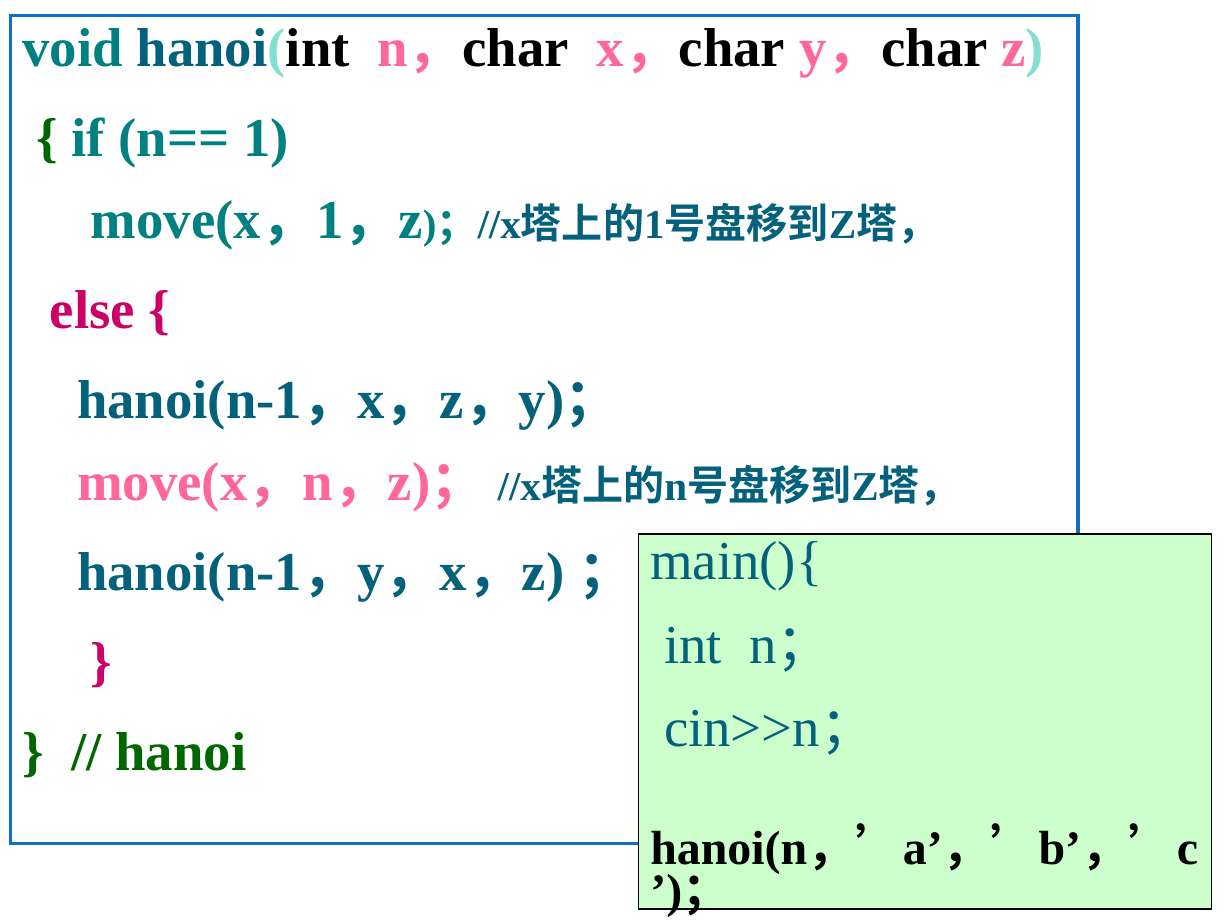
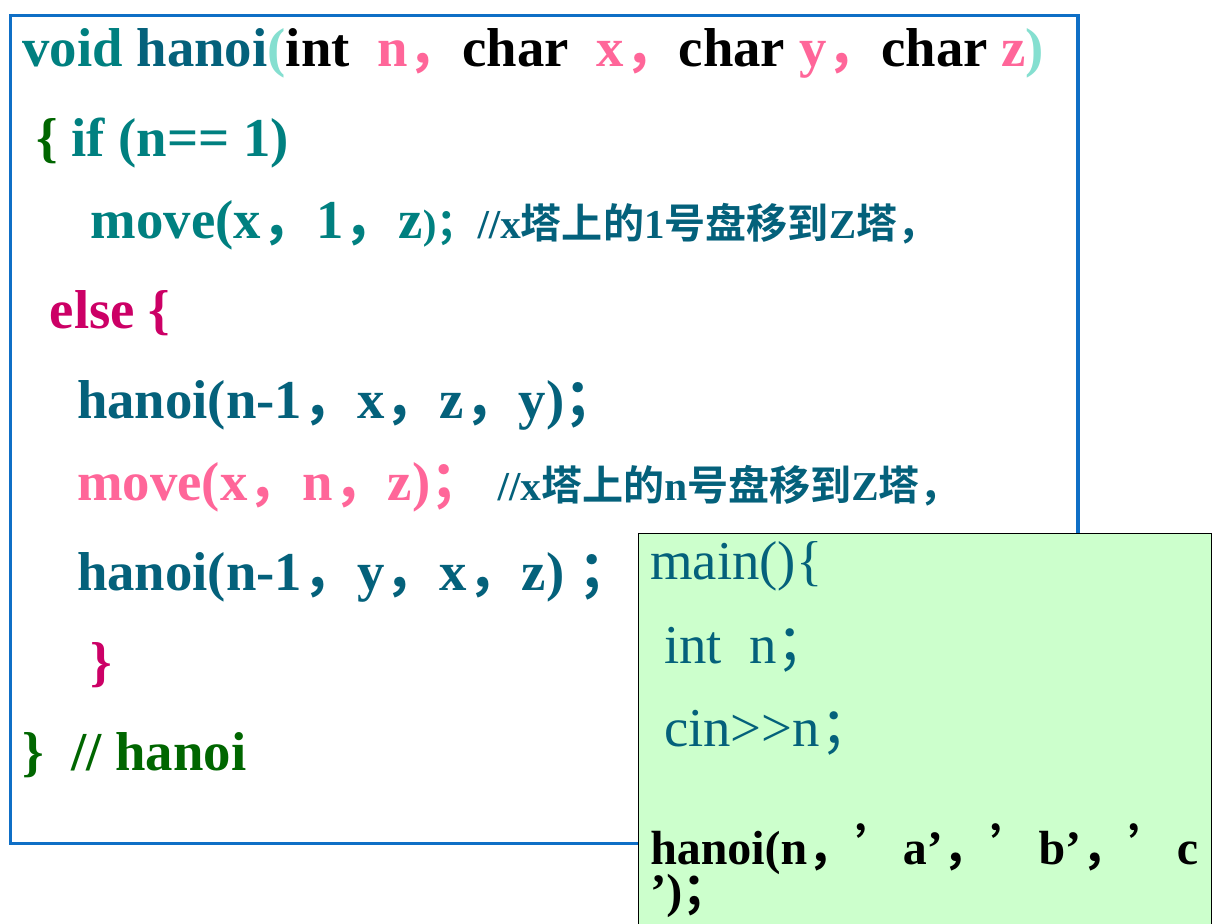
Before and after one commit to basilwang/datastructure, a slide deck: slide 72 of chapter3.ppt (slide 71 before the commit). Drawn at 1232x924 pixels with LibreOffice and Linux fonts; fonts in the diff are those of the drawing; background and template pictures are left out. Boxes give left, top, right and bottom in pixels: in the first picture for what was removed or moved away, otherwise in the second. Text is boxed around its words. In the diff, an @@ line names an element or a change of style, - is before the commit and + after.

```diff
--- a/chapter3.ppt
+++ b/chapter3.ppt
@@ rectangle "main(){": place and size @@
-rectangle "main(){" at [638,533,1211,909]
+rectangle "main(){" at [638,533,1211,924]
```
Also in this commit, not shown: 10 other slides changed, 1 slide added, 19 other files.
